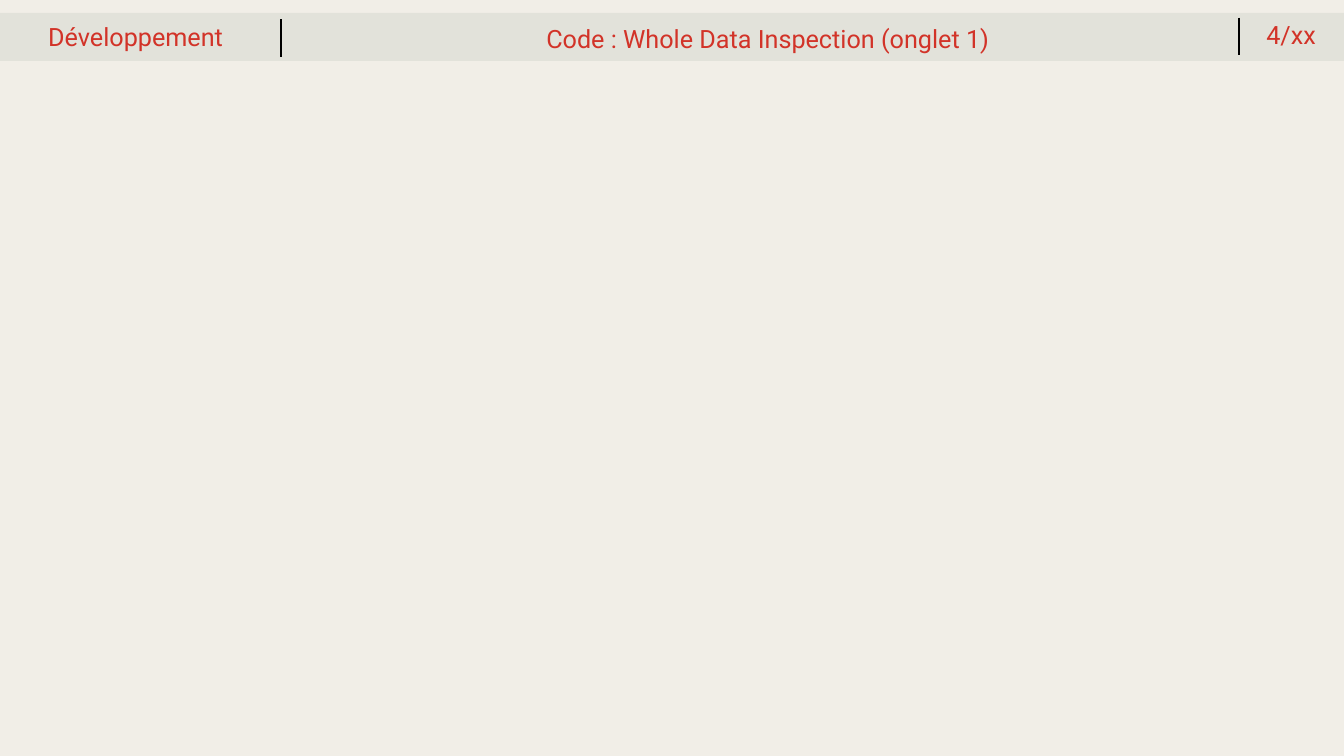
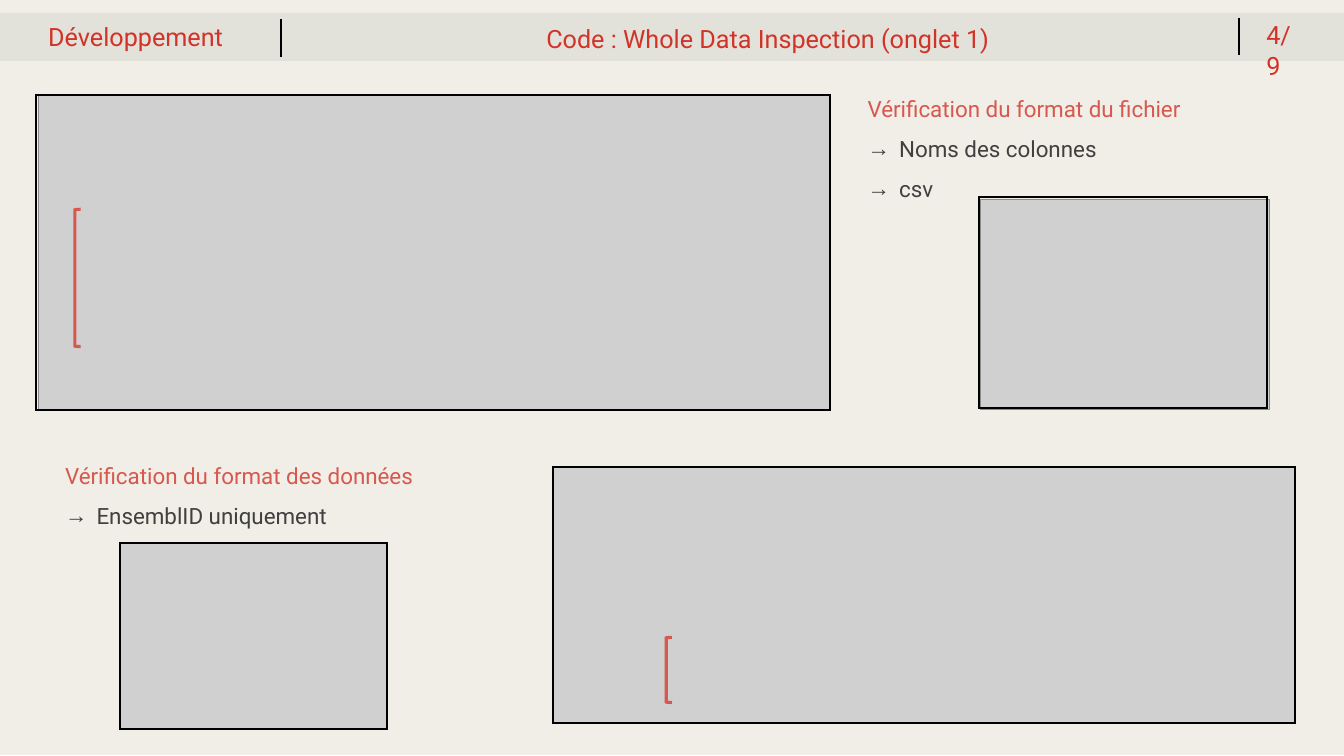
Before and after one commit to meijemathe/projet_enrichissement_fonctionnel, a slide deck: slide 6 of Projet_enrichissement_shiny.pptx (slide 7 before the commit). Drawn at 1344x756 pixels with LibreOffice and Linux fonts; fonts in the diff are those of the drawing; grey boxes stand for pictures. Boxes give left, top, right and bottom in pixels: in the first picture for what was removed or moved away, otherwise in the second. Text is boxed around its words. In the diff, an @@ line names an element or a change of style, - is before the commit and + after.

```diff
--- a/Projet_enrichissement_shiny.pptx
+++ b/Projet_enrichissement_shiny.pptx
@@ text at box(1266, 26, 1291, 75): text changed @@
-4/xx
+4/9
@@ rectangle added at box(979, 198, 1267, 408), outline #000000 1.5 pt @@
@@ picture added at box(981, 200, 1269, 410) @@
@@ picture added at box(120, 544, 387, 730) @@
@@ rectangle added at box(120, 543, 387, 729), outline #000000 1.5 pt @@
@@ group added at box(36, 95, 1295, 723): 2 pictures, 2 texts, 2 rectangles, 2 left brackets @@
+Vérification du format du fichier
+→ Noms des colonnes
+→ csv
+Vérification du format des données
+→ EnsemblID uniquement
```
Also in this commit, not shown: 8 other slides changed, 1 slide added, 3 slides removed.
